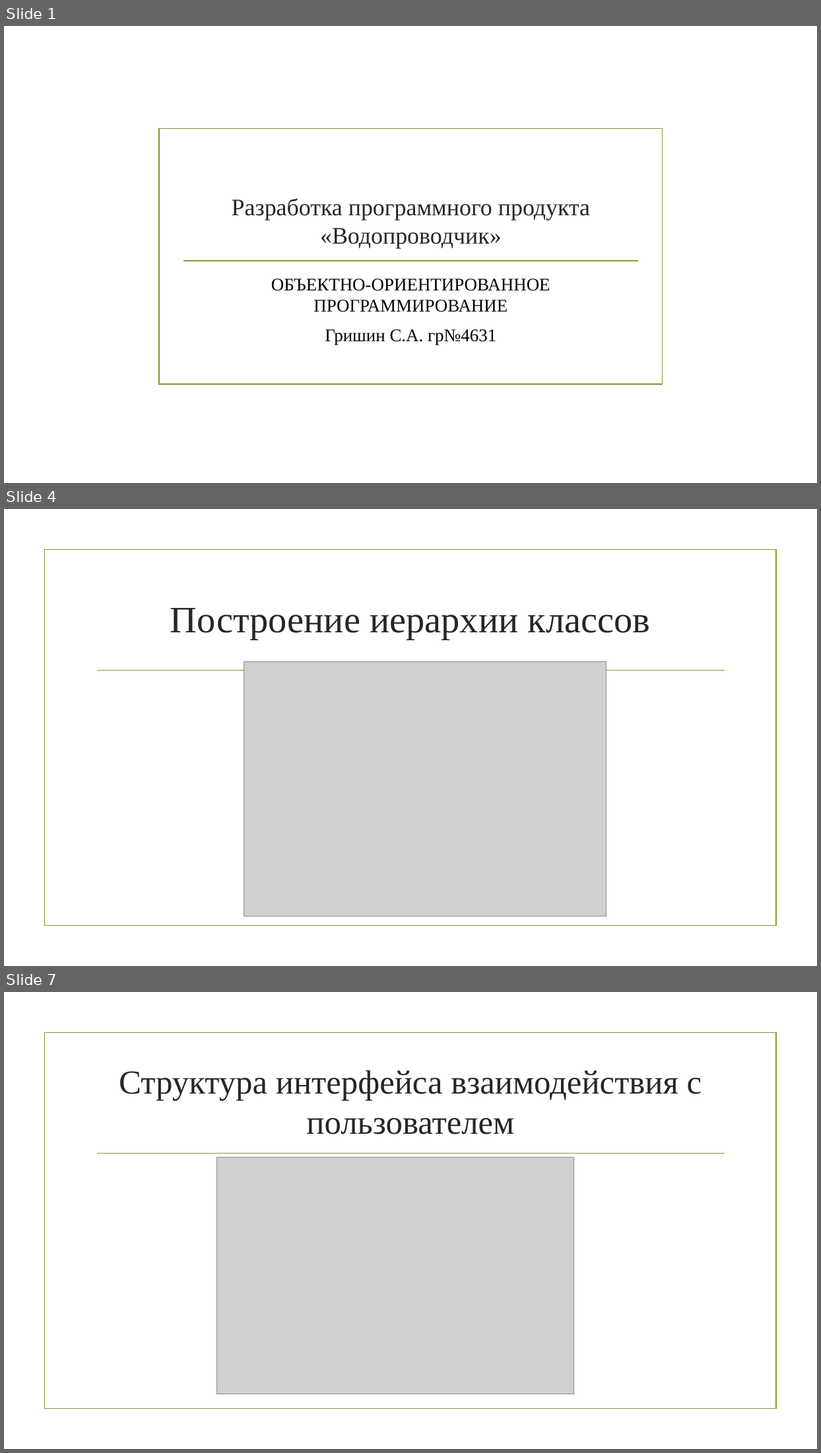
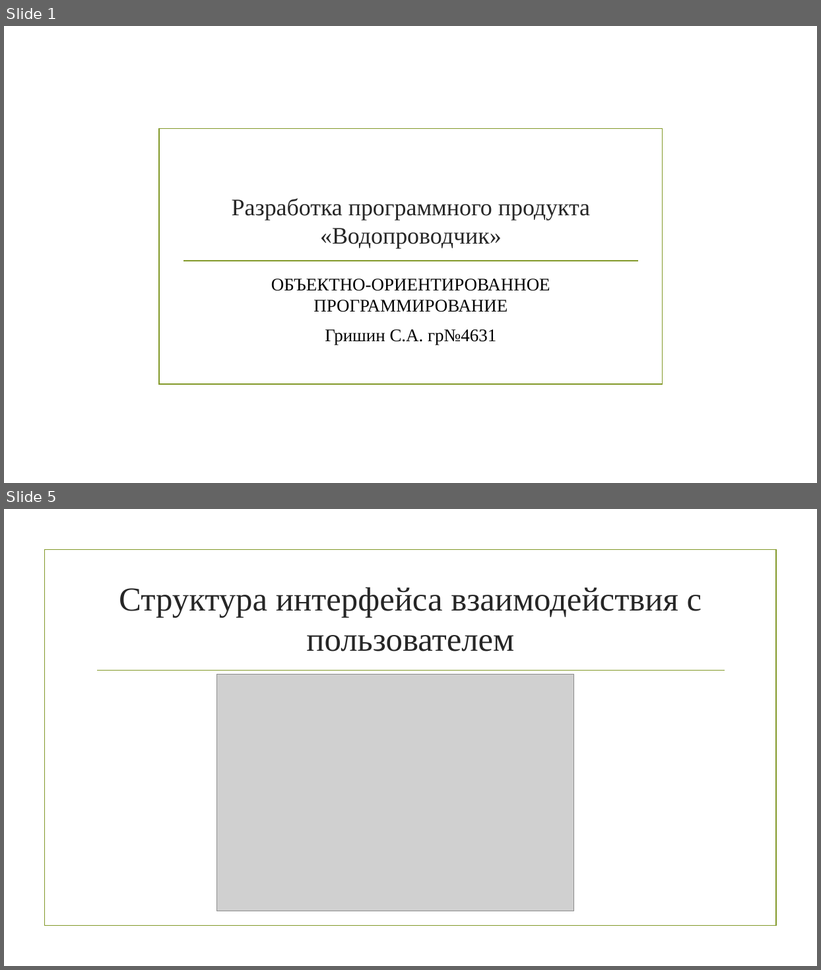
Before and after one commit to gitGUAP/Sem5, a slide deck: OOP/pres.pptx. Shown one above the other, each under a label of ours: slides 1, 4 and 7 before the commit, slides 1 and 5 after it; the slides between them are not shown. The pictures are 821x1453 and 821x970 pixels, drawn with LibreOffice and Linux fonts; fonts in the diff are those of the drawing; grey boxes stand for pictures; background and template pictures are left out. Boxes give left, top, right and bottom in pixels: in the first picture for what was removed or moved away, otherwise in the second. Text is boxed around its words. In the diff, an @@ line names an element or a change of style, - is before the commit and + after.

```diff
--- a/OOP/pres.pptx
+++ b/OOP/pres.pptx
@@ slide 4 removed at <box>4,509,817,966</box>, background picture (left out); not listed: 2 template elements that a slide beside it also shows @@
@@ title removed at <box>170,608,651,640</box> @@
-Построение иерархии классов
@@ picture removed at <box>244,661,606,917</box> @@
@@ what was slide 7 is now slide 5 @@
```
Also in this commit, not shown: 6 slides changed, 3 slides added, 5 other slides removed, 2 other files.
